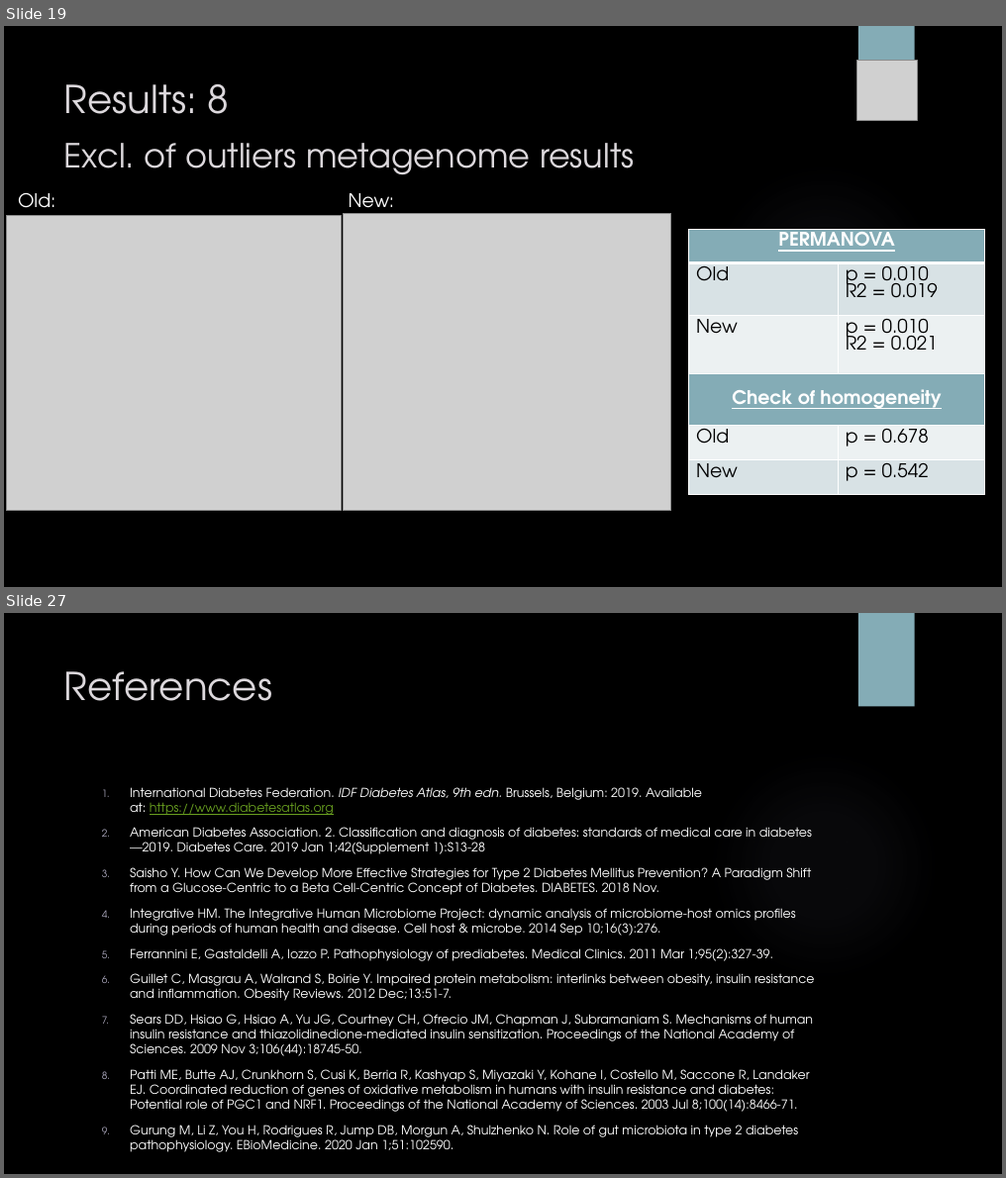
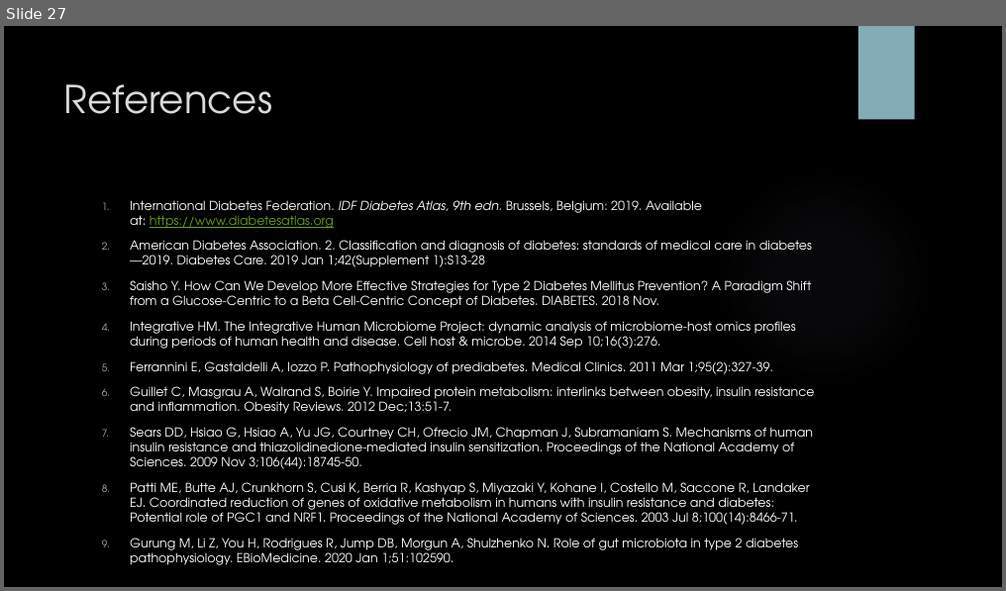
Before and after one commit to sabdeolive/Sabrina_BMS_Bachelor-Internship, a slide deck: Intermediate Presentation.pptx. Shown one above the other, each under a label of ours: slides 19 and 27 before the commit, slide 27 after it; the slides between them are not shown. The pictures are 1006x1178 and 1006x591 pixels, drawn with LibreOffice and Linux fonts; fonts in the diff are those of the drawing; grey boxes stand for pictures; background and template pictures are left out. Boxes give left, top, right and bottom in pixels: in the first picture for what was removed or moved away, otherwise in the second. Text is boxed around its words. In the diff, an @@ line names an element or a change of style, - is before the commit and + after.

```diff
--- a/Intermediate Presentation.pptx
+++ b/Intermediate Presentation.pptx
@@ slide 19 removed at [4,26,1002,587], background picture (left out); not listed: 2 template elements that a slide beside it also shows @@
@@ title removed at [64,84,635,175] @@
-Results: 8
-Excl. of outliers metagenome results
@@ picture removed at [857,60,918,120] @@
@@ text removed at [18,192,55,216] @@
-Old:
@@ text removed at [349,193,394,216] @@
-New:
@@ picture removed at [6,215,341,511] @@
@@ picture removed at [344,213,671,511] @@
@@ table removed at [689,229,985,494], 6 rows, 2 columns @@
-PERMANOVA | 
-Old | p = 0.010 / R2 = 0.019
-New | p = 0.010 / R2 = 0.021
-Check of homogeneity | 
-Old | p = 0.678
-New | p = 0.542
```
Also in this commit, not shown: 11 slides changed, 11 slides added, 10 other slides removed.
